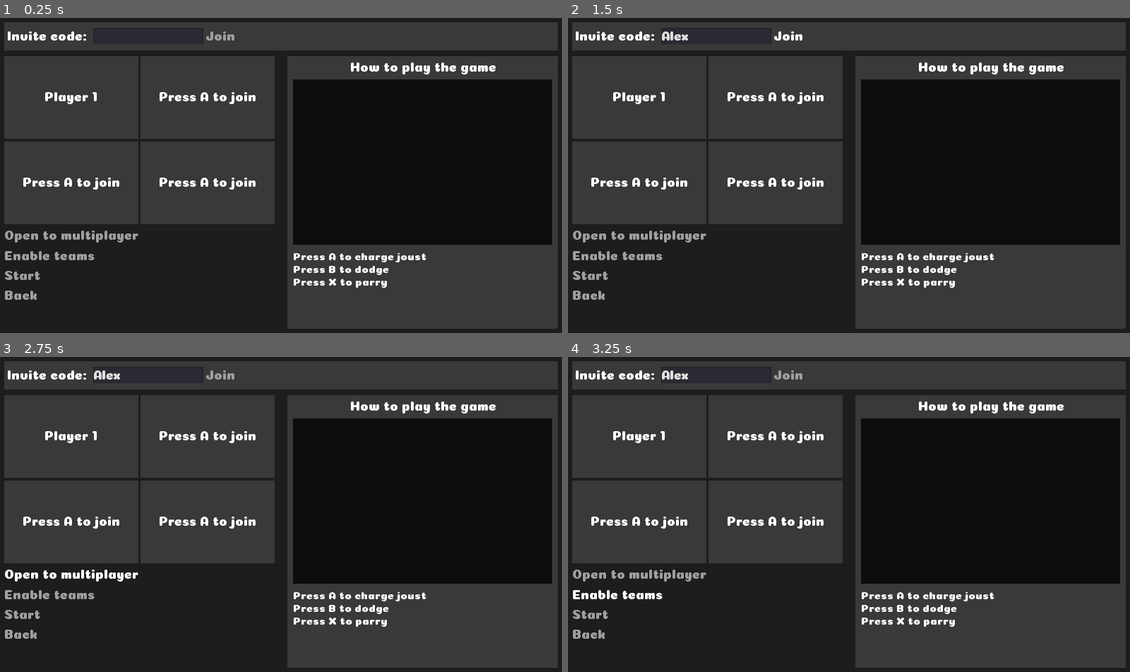
Above: before the commit, frames 1-4 (two rows, left to right).
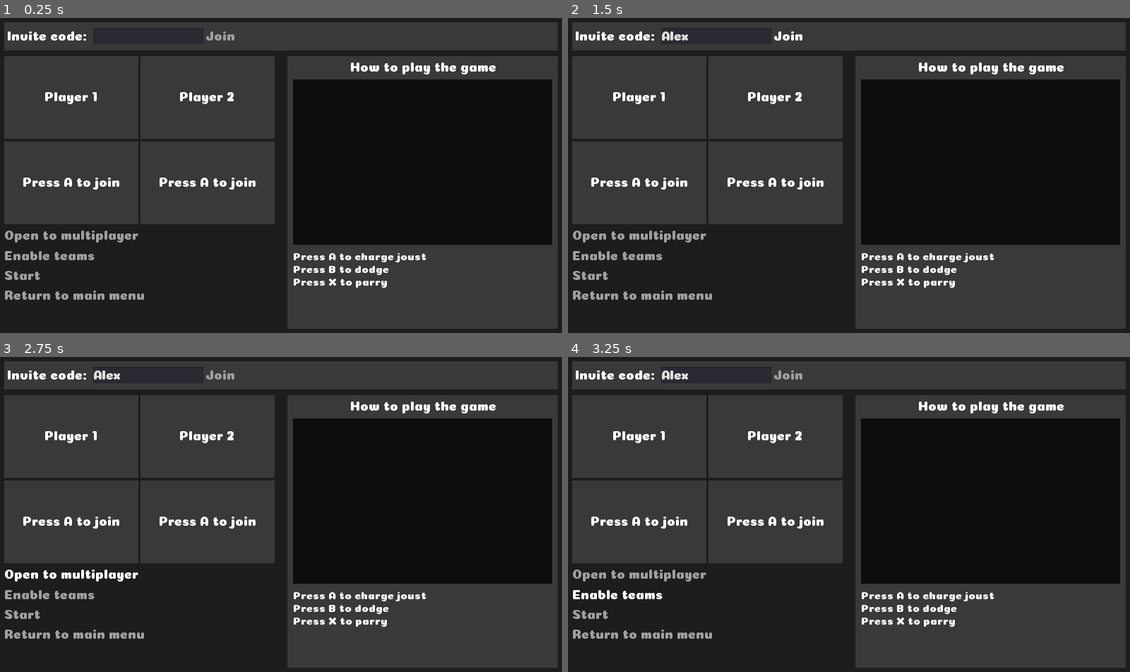
Above: after the commit, the same moments.

Repository: Lunatic-Games/turtle-jousting
Game: Godot game, scene res://ui/lobby/lobby.tscn
Two runs of this game, one before a commit and one after it. Both use one fixed random seed, a clock stepped at 60 frames per second and the inputs below.
Inputs (mouse positions are in pixels of both pictures, inside the frame that each line leads up to):
- Up to frame 1 (0.25 s): no input
- Up to frame 2 (1.5 s): click (714, 36) at 0.52 s; type "Alex" at 0.6 s; click "Join" at 1.25 s
- Up to frame 3 (2.75 s): click "Open to multiplayer" at 2 s
- Up to frame 4 (3.25 s): click "Enable teams" at 2.75 s

The runs differ from the first frame. In frame 1, 0.6% of the frame differs, in the area x 1-46%, y 23-90%; in frame 2, 0.6%; in frame 3, 0.6%; in frame 4, 0.6%.

Commit message:
Improved UI updating

Diff:
--- a/ui/lobby/lobby.gd
+++ b/ui/lobby/lobby.gd
@@ -14,7 +14,9 @@
 # Setup
 func _ready():
 	player_container.get_node("PlayerSlot1").player_loaded(1)
+	player_container.get_node("PlayerSlot2").player_loaded(2)
 	local_players[1] = 0
+	local_players[2] = 1
 
 	var _err = get_tree().connect("network_peer_connected", self, "_new_connection")
 	_err = get_tree().connect("network_peer_disconnected", self, "_disconnection")
@@ -34,23 +36,21 @@
 	get_tree().network_peer = peer
 	connections[1] = local_players.keys()
 
-	$CodeSection/HBoxContainer/CodeEditContainer.visible = false
-	$CodeSection/HBoxContainer/JoinContainer.visible = false
-	$CodeSection/HBoxContainer/Code.text = IP.get_local_addresses()[0]
-	$CodeSection/HBoxContainer/Code.visible = true
+	#$CodeSection/HBoxContainer/Code.text = IP.get_local_addresses()[0]
+	toggle_ui_visibility("multiplayer_ui", true)
+	toggle_ui_visibility("host_ui", true)
 	$HBoxContainer/GameContainer/VBoxContainer/OpenMultiplayerButton.visible = false
-	$HBoxContainer/GameContainer/VBoxContainer/CloseMultiplayerButton.visible = true
+	toggle_ui_visibility("disconnected_ui", false)
 
 # Close server and update UI
 func _close_server():
 	get_tree().network_peer = null
 	connections[1] = local_players.keys()
 
-	$CodeSection/HBoxContainer/CodeEditContainer.visible = true
-	$CodeSection/HBoxContainer/JoinContainer.visible = true
-	$CodeSection/HBoxContainer/Code.visible = false
 	$HBoxContainer/GameContainer/VBoxContainer/OpenMultiplayerButton.visible = true
 	$HBoxContainer/GameContainer/VBoxContainer/CloseMultiplayerButton.visible = false
+	toggle_ui_visibility("disconnected_ui", true)
+	toggle_ui_visibility("multiplayer_ui", false)
 
 # Attempt to join using ip
 func _connect_to_server():
@@ -60,7 +60,7 @@
 	var peer = NetworkedMultiplayerENet.new()
 	var result = peer.create_client(ip, DEFAULT_PORT)
 	if result == OK:
-		print("Connected successfully to ", ip)
+		print("Client succesfully created")
 	else:
 		print("Failed to connect to ", ip)
 		return
@@ -73,26 +73,29 @@
 
 # Remove associated player slots on client disconnect
 func _disconnection(id):
+	if !connections.has(id):
+		return
 	for player in connections[id]:
 		get_player_slot(player).reset()
 	connections.erase(id)
 
 # Called on client when connected
 func _connected_ok():
-	pass
+	toggle_ui_visibility("client_ui", true)
+	toggle_ui_visibility("host_ui", false)
+	toggle_ui_visibility("disconnected_ui", false)
+	toggle_ui_visibility("multiplayer_ui", true)
 
 # Called if kicked by server
 func _server_disconnected():
-	pass
+	print("Disconnected by server")
 
 # Called on client failure to connect
 func _connected_fail():
-	pass
+	print("Connection failed")
 
 # Add players and register connection
 remote func register_connection(existing_connections):
-	var sender_id = get_tree().get_rpc_sender_id()
-
 	var new_local_players = {}
 	var new_player_list = []
 	for key in local_players.keys():
@@ -103,6 +106,7 @@
 				break
 	if len(new_player_list) < len(local_players.keys()):
 		print("Not enough room to join")
+		get_tree().network_peer = null
 		return
 
 	local_players = new_local_players
@@ -118,14 +122,18 @@
 	for player in connections[sender_id]:
 		get_player_slot(player).player_loaded(player)
 
-# Remove sender's connection
-remote func remove_connection():
-	var sender_id = get_tree().get_rpc_sender_id()
-	connections.erase(sender_id)
-
 # Get associated player slot
 func get_player_slot(num):
 	return player_container.get_child(num - 1)
+
+# Disconnect self from server
+func _disconnect():
+	get_tree().network_peer = null
+	toggle_ui_visibility("multiplayer_ui", false)
+	toggle_ui_visibility("host_ui", true)
+	$HBoxContainer/GameContainer/VBoxContainer/CloseMultiplayerButton.visible = false
+	toggle_ui_visibility("client_ui", false)
+	toggle_ui_visibility("disconnected_ui", true)
 
 # Determine if player number is available
 func is_slot_taken(i, existing_connections):
@@ -134,6 +142,11 @@
 			return true
 	return false
 
+# Toggle the visibility of all ui in a group
+func toggle_ui_visibility(group_name, visibility):
+	for element in get_tree().get_nodes_in_group(group_name):
+		element.visible = visibility
+
 # Exit game (this will eventually lead back to main menu)
 func _exit():
 	get_tree().quit()
--- a/ui/lobby/lobby.tscn
+++ b/ui/lobby/lobby.tscn
@@ -106,7 +106,9 @@
 custom_fonts/font = SubResource( 1 )
 text = "Invite code: "
 
-[node name="CodeEditContainer" type="CenterContainer" parent="CodeSection/HBoxContainer"]
+[node name="CodeEditContainer" type="CenterContainer" parent="CodeSection/HBoxContainer" groups=[
+"disconnected_ui",
+]]
 margin_left = 154.0
 margin_right = 354.0
 margin_bottom = 52.0
@@ -119,7 +121,9 @@
 custom_fonts/font = SubResource( 2 )
 context_menu_enabled = false
 
-[node name="JoinContainer" type="CenterContainer" parent="CodeSection/HBoxContainer"]
+[node name="JoinContainer" type="CenterContainer" parent="CodeSection/HBoxContainer" groups=[
+"disconnected_ui",
+]]
 margin_left = 358.0
 margin_right = 410.0
 margin_bottom = 52.0
@@ -140,14 +144,16 @@
 custom_colors/font_color_pressed = Color( 0.470588, 0.470588, 0.470588, 1 )
 text = "Join"
 
-[node name="Code" type="Label" parent="CodeSection/HBoxContainer"]
+[node name="Code" type="Label" parent="CodeSection/HBoxContainer" groups=[
+"multiplayer_ui",
+]]
 visible = false
 margin_left = 414.0
 margin_top = 14.0
 margin_right = 531.0
 margin_bottom = 38.0
 custom_fonts/font = SubResource( 9 )
-text = "10.0.0.231"
+text = "SpecialCode"
 
 [node name="HBoxContainer" type="HBoxContainer" parent="."]
 anchor_right = 1.0
@@ -195,7 +201,9 @@
 margin_right = 490.0
 margin_bottom = 304.0
 
-[node name="OpenMultiplayerButton" type="Button" parent="HBoxContainer/GameContainer/VBoxContainer"]
+[node name="OpenMultiplayerButton" type="Button" parent="HBoxContainer/GameContainer/VBoxContainer" groups=[
+"host_ui",
+]]
 margin_top = 314.0
 margin_right = 242.0
 margin_bottom = 340.0
@@ -212,7 +220,9 @@
 text = "Open to multiplayer"
 align = 0
 
-[node name="CloseMultiplayerButton" type="Button" parent="HBoxContainer/GameContainer/VBoxContainer"]
+[node name="CloseMultiplayerButton" type="Button" parent="HBoxContainer/GameContainer/VBoxContainer" groups=[
+"host_ui",
+]]
 visible = false
 margin_top = 350.0
 margin_right = 214.0
@@ -230,7 +240,29 @@
 text = "Close multiplayer"
 align = 0
 
-[node name="EnableTeamsButton" type="Button" parent="HBoxContainer/GameContainer/VBoxContainer"]
+[node name="LeaveLobbyButton" type="Button" parent="HBoxContainer/GameContainer/VBoxContainer" groups=[
+"client_ui",
+]]
+visible = false
+margin_top = 350.0
+margin_right = 214.0
+margin_bottom = 376.0
+size_flags_horizontal = 0
+custom_styles/hover = SubResource( 10 )
+custom_styles/pressed = SubResource( 11 )
+custom_styles/focus = SubResource( 12 )
+custom_styles/disabled = SubResource( 13 )
+custom_styles/normal = SubResource( 14 )
+custom_fonts/font = SubResource( 15 )
+custom_colors/font_color = Color( 0.627451, 0.627451, 0.627451, 1 )
+custom_colors/font_color_hover = Color( 1, 1, 1, 1 )
+custom_colors/font_color_pressed = Color( 0.470588, 0.470588, 0.470588, 1 )
+text = "Leave lobby"
+align = 0
+
+[node name="EnableTeamsButton" type="Button" parent="HBoxContainer/GameContainer/VBoxContainer" groups=[
+"host_ui",
+]]
 margin_top = 350.0
 margin_right = 165.0
 margin_bottom = 376.0
@@ -247,7 +279,9 @@
 text = "Enable teams"
 align = 0
 
-[node name="StartButton" type="Button" parent="HBoxContainer/GameContainer/VBoxContainer"]
+[node name="StartButton" type="Button" parent="HBoxContainer/GameContainer/VBoxContainer" groups=[
+"host_ui",
+]]
 margin_top = 386.0
 margin_right = 68.0
 margin_bottom = 412.0
@@ -266,7 +300,7 @@
 
 [node name="BackButton" type="Button" parent="HBoxContainer/GameContainer/VBoxContainer"]
 margin_top = 422.0
-margin_right = 62.0
+margin_right = 255.0
 margin_bottom = 448.0
 size_flags_horizontal = 0
 custom_styles/hover = SubResource( 10 )
@@ -278,7 +312,7 @@
 custom_colors/font_color = Color( 0.627451, 0.627451, 0.627451, 1 )
 custom_colors/font_color_hover = Color( 1, 1, 1, 1 )
 custom_colors/font_color_pressed = Color( 0.470588, 0.470588, 0.470588, 1 )
-text = "Back"
+text = "Return to main menu"
 align = 0
 
 [node name="TutorialContainer" type="MarginContainer" parent="HBoxContainer"]
@@ -340,4 +374,5 @@
 [connection signal="pressed" from="CodeSection/HBoxContainer/JoinContainer/Button" to="." method="_connect_to_server"]
 [connection signal="pressed" from="HBoxContainer/GameContainer/VBoxContainer/OpenMultiplayerButton" to="." method="_create_server"]
 [connection signal="pressed" from="HBoxContainer/GameContainer/VBoxContainer/CloseMultiplayerButton" to="." method="_close_server"]
+[connection signal="pressed" from="HBoxContainer/GameContainer/VBoxContainer/LeaveLobbyButton" to="." method="_disconnect"]
 [connection signal="pressed" from="HBoxContainer/GameContainer/VBoxContainer/BackButton" to="." method="_exit"]
